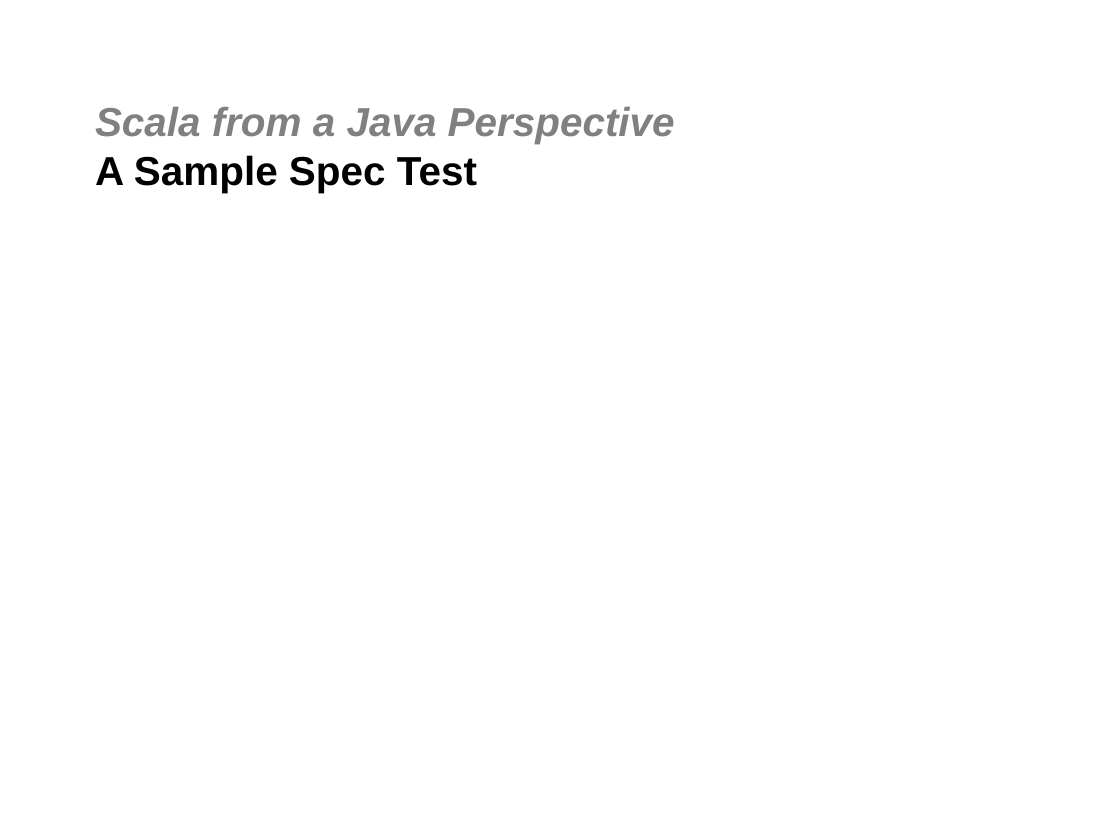
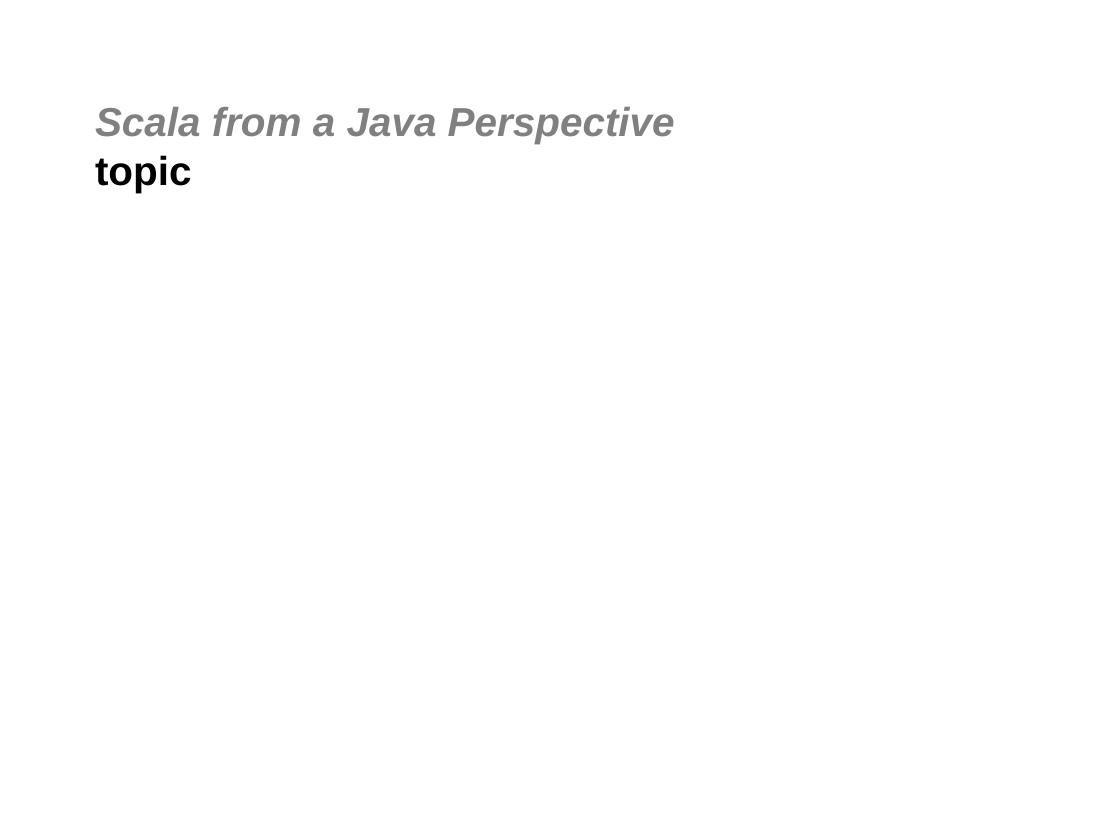
Before and after one commit to jgoodsen/agile2010, a slide deck: slide 19 of 03-scala.ppt (slide 10 before the commit). Drawn at 1120x840 pixels with LibreOffice and Linux fonts; fonts in the diff are those of the drawing; background and template pictures are left out. Boxes give left, top, right and bottom in pixels: in the first picture for what was removed or moved away, otherwise in the second. Text is boxed around its words. In the diff, an @@ line names an element or a change of style, - is before the commit and + after.

```diff
--- a/03-scala.ppt
+++ b/03-scala.ppt
@@ title at bbox=[95, 107, 675, 192]: text changed @@
-Scala from a Java Perspective
-A Sample Spec Test
+Scala from a Java Perspective
+topic
```
Also in this commit, not shown: 6 other slides changed, 10 slides added, 11 other files.
